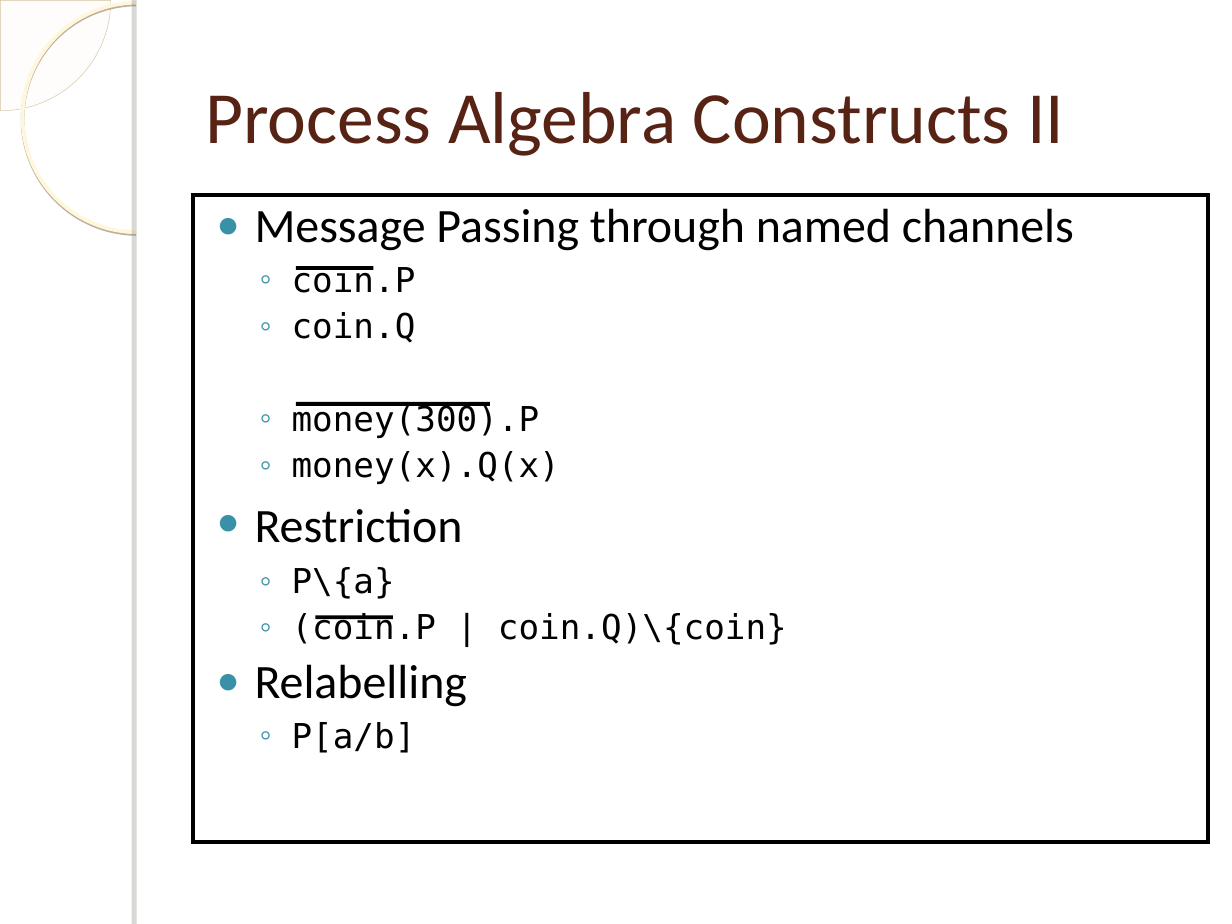
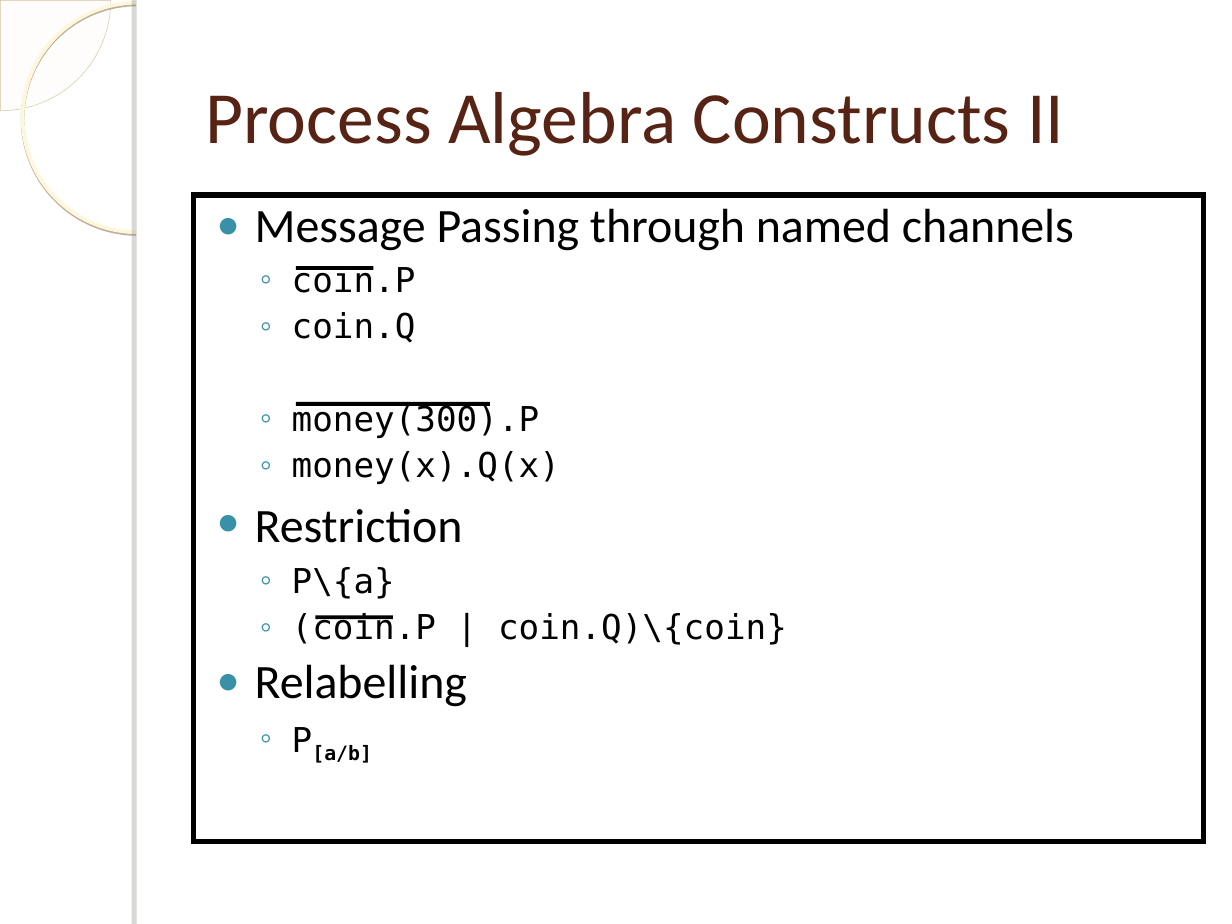
Before and after one commit to einaregilsson/Process-Language-Runtime, a slide deck: slide 5 of presentation.ppt. Drawn at 1232x924 pixels with LibreOffice and Linux fonts; fonts in the diff are those of the drawing; background and template pictures are left out. Boxes give left, top, right and bottom in pixels: in the first picture for what was removed or moved away, otherwise in the second. Text is boxed around its words. In the diff, an @@ line names an element or a change of style, - is before the commit and + after.

```diff
--- a/presentation.ppt
+++ b/presentation.ppt
@@ text "Message Passing through named channels" at bbox=[193, 195, 1204, 841]: rectangle to text; outline #000000 2.24 pt to #000000 3 pt @@
@@ text at bbox=[292, 727, 372, 763]: now subscript, bold on in "P[a/b]" @@
```
Also in this commit, not shown: 2 other slides changed, 5 slides added, 1 slide removed.
